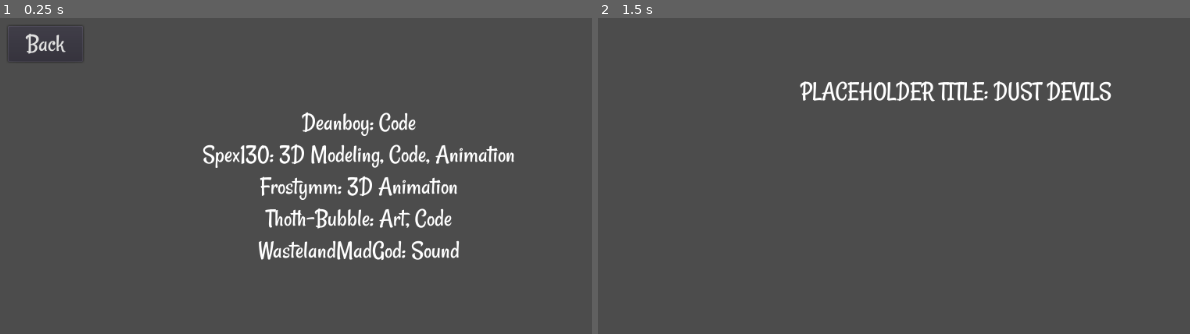
Above: before the commit, frames 1-2 (left to right).
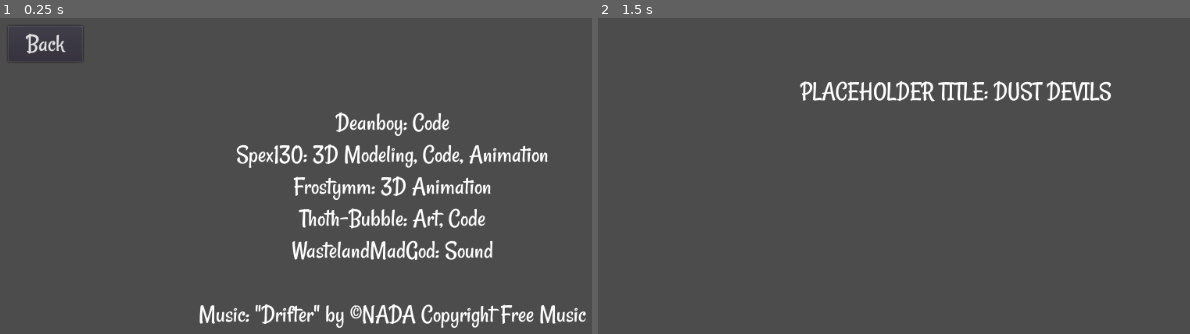
Above: after the commit, the same moments.

Repository: id-be/GMTK2022
Game: Godot game, scene res://Scenes/Credits.tscn
The game is run twice, just before and just after one commit, with the same random seed, the same clock (stepped at 60 frames per second) and the same inputs. This scene is started directly instead of the project's main scene.
Inputs (mouse positions are in pixels of both pictures, inside the frame that each line leads up to):
- Up to frame 1 (0.25 s): no input
- Up to frame 2 (1.5 s): tap Enter at 0.5 s; move the mouse to (1130, 185) at 0.52 s; click (1130, 185) at 0.6 s; click "Back" at 1.25 s

The runs differ from the first frame. In frame 1, 8.0% of the frame differs, in the area x 33-99%, y 29-99%; in frame 2, nothing differs.

Commit message:
sound + made test town timer one-shot

Diff:
--- a/Scenes/Credits.tscn
+++ b/Scenes/Credits.tscn
@@ -21,8 +21,8 @@
 anchor_bottom = 0.5
 margin_left = -240.0
 margin_top = -132.0
-margin_right = 208.0
-margin_bottom = 124.0
+margin_right = 293.184
+margin_bottom = 220.0
 size_flags_horizontal = 3
 size_flags_vertical = 3
 bbcode_enabled = true
@@ -31,12 +31,16 @@
 Frostymm: 3D Animation
 Thoth-Bubble: Art, Code
 WastelandMadGod: Sound
+
+Music: \"Drifter\" by ©NADA Copyright Free Music
 "
 text = "Deanboy: Code
 Spex130: 3D Modeling, Code, Animation
 Frostymm: 3D Animation
 Thoth-Bubble: Art, Code
 WastelandMadGod: Sound
+
+Music: \"Drifter\" by ©NADA Copyright Free Music
 "
 
 [connection signal="pressed" from="Button" to="." method="_on_Button_pressed"]
--- a/Scenes/Globals.tscn
+++ b/Scenes/Globals.tscn
@@ -1,12 +1,17 @@
-[gd_scene load_steps=2 format=2]
+[gd_scene load_steps=4 format=2]
 
 [ext_resource path="res://Scripts/Globals.gd" type="Script" id=1]
+[ext_resource path="res://Assets/Sound/Music/Drifter.mp3" type="AudioStream" id=2]
+[ext_resource path="res://Scenes/SFX.gd" type="Script" id=3]
 
 [node name="Node" type="Node"]
 script = ExtResource( 1 )
 
 [node name="Music" type="AudioStreamPlayer" parent="."]
+stream = ExtResource( 2 )
+volume_db = -23.227
 
 [node name="SFX" type="AudioStreamPlayer" parent="."]
+script = ExtResource( 3 )
 
 [node name="DiceHandler" type="Node" parent="."]
--- /dev/null
+++ b/Scenes/SFX.gd
@@ -0,0 +1,15 @@
+extends AudioStreamPlayer
+
+
+onready var sfx = ["res://Assets/Sound/SFX/AdamSandlersClick.ogg"]
+onready var draws = [ "res://Assets/Sound/SFX/Draw1.ogg", "res://Assets/Sound/SFX/Draw2.ogg", \
+"res://Assets/Sound/SFX/Draw3.ogg", "res://Assets/Sound/SFX/Draw4.ogg", \
+"res://Assets/Sound/SFX/Draw5.ogg"]
+
+func _ready():
+	pass # Replace with function body.
+
+
+# Called every frame. 'delta' is the elapsed time since the previous frame.
+#func _process(delta):
+#	pass
--- a/Scripts/Globals.gd
+++ b/Scripts/Globals.gd
@@ -5,7 +5,8 @@
 var my_bullets
 
 func _ready():
-	pass
+	$Music.play()
+	$Music.seek(6)
 
 func _input(_event):
 	if OS.is_debug_build():
Not shown, added: Assets/Sound/Music/Drifter.mp3.import
Not shown, added: Assets/Sound/SFX/AdamSandlersClick.ogg.import
Not shown, added: Assets/Sound/SFX/Draw1.ogg.import
Not shown, added: Assets/Sound/SFX/Draw2.ogg.import
Not shown, added: Assets/Sound/SFX/Draw3.ogg.import
Not shown, added: Assets/Sound/SFX/Draw4.ogg.import
Not shown, added: Assets/Sound/SFX/Draw5.ogg.import
Not shown, removed: Assets/Sound/SFX/Draw_and_Holster.wav.import
Not shown, removed: Assets/Sound/SFX/Gun_Cock.wav.import
Not shown, added: Assets/Sound/SFX/RAW/Draw_and_Holster.wav.import
Not shown, added: Assets/Sound/SFX/RAW/Gun_Cock.wav.import
Not shown, added: Assets/Sound/SFX/RAW/Shoot.wav.import
(and 24 more such lines)
